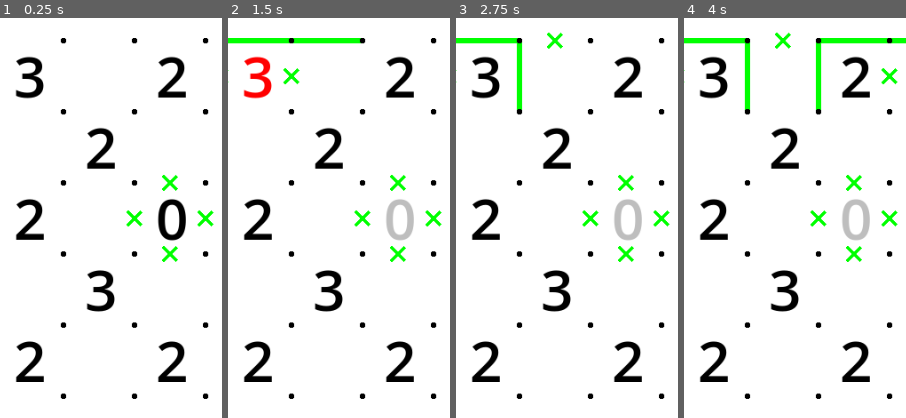
Above: before the commit, frames 1-4 (left to right).
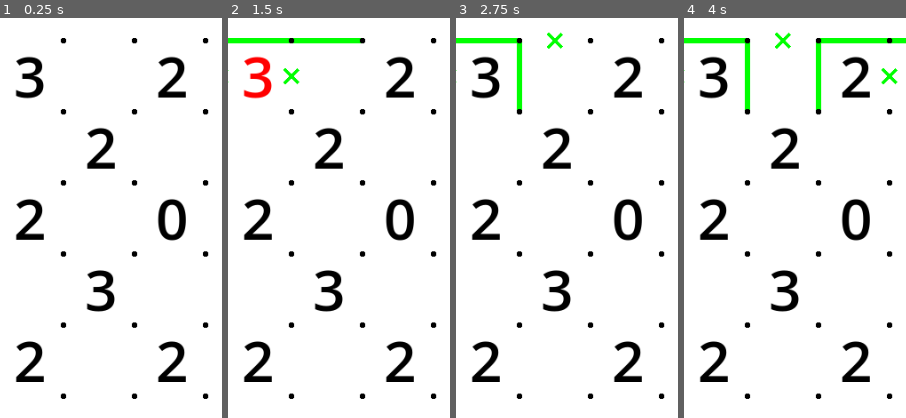
Above: after the commit, the same moments.

Repository: vivisuke/SlitherLink5
Game: Godot game, scene res://main.tscn
Two runs of this game, one before a commit and one after it. Both use one fixed random seed, a clock stepped at 60 frames per second and the inputs below.
Inputs (mouse positions are % of the whole screen's width and height, from its top left):
- Up to frame 1 (0.25 s): no input
- Up to frame 2 (1.5 s): tap Enter at 0.5 s; move the mouse to (72, 45) at 0.52 s; click (72, 45) at 0.67 s; tap Space at 1.25 s; move the mouse to (30, 55) at 1.27 s; click (30, 55) at 1.42 s
- Up to frame 3 (2.75 s): tap Enter at 2 s; move the mouse to (60, 28) at 2.02 s; click (60, 28) at 2.17 s
- Up to frame 4 (4 s): tap Space at 2.75 s; move the mouse to (45, 70) at 2.77 s; click (45, 70) at 2.92 s; tap Enter at 3.5 s; move the mouse to (80, 65) at 3.52 s; click (80, 65) at 3.67 s
The pictures show only the part of the screen within x 28-78%, y 10-60%; the shares and areas given below are measured in that part.

The runs differ from the first frame. In frame 1, 0.6% of the frame differs, in the area x 56-97%, y 39-61%; in frame 2, 1.4%; in frame 3, 1.4%; in frame 4, 1.4%.

Commit message:
0033 ◎ C 02/23 02/23 0.001│問題│０の周りに連結線を配置してしまう場合がある

Diff:
--- a/SlitherLink5/classes/Board5x5.gd
+++ b/SlitherLink5/classes/Board5x5.gd
@@ -80,11 +80,11 @@
 			var i = x + y * N_HORZ
 			var ix = xyToIX(x, y)
 			clue_num[ix] = lst[i]
-			if clue_num[ix] == 0:
-				non_linkRt[ix] = 1
-				non_linkDn[ix] = 1
-				non_linkDn[ix+1] = 1
-				non_linkRt[ix+ARY_WIDTH] = 1
+			#if clue_num[ix] == 0:
+			#	non_linkRt[ix] = 1
+			#	non_linkDn[ix] = 1
+			#	non_linkDn[ix+1] = 1
+			#	non_linkRt[ix+ARY_WIDTH] = 1
 	pass
 func links_to_nums():
 	clue_num.fill(0)
--- a/SlitherLink5/scripts/main.gd
+++ b/SlitherLink5/scripts/main.gd
@@ -95,7 +95,11 @@
 					col = Color.RED
 					satisfied = false
 				num_labels[ix].add_theme_color_override("font_color", col)
-
+				#if bd.clue_num[ix] == 0:
+				#	print("０:")
+				#	print("n = ", n)		# 確定線数
+				#	print("n_edge = ", bd.n_edge(ix))
+				#	print("n_non_edge = ", bd.n_non_edge(ix))
 func _input(event):
 	if event is InputEventMouseButton && event.is_pressed():
 		if false:
Not shown, changed: SlitherLink5.spr
